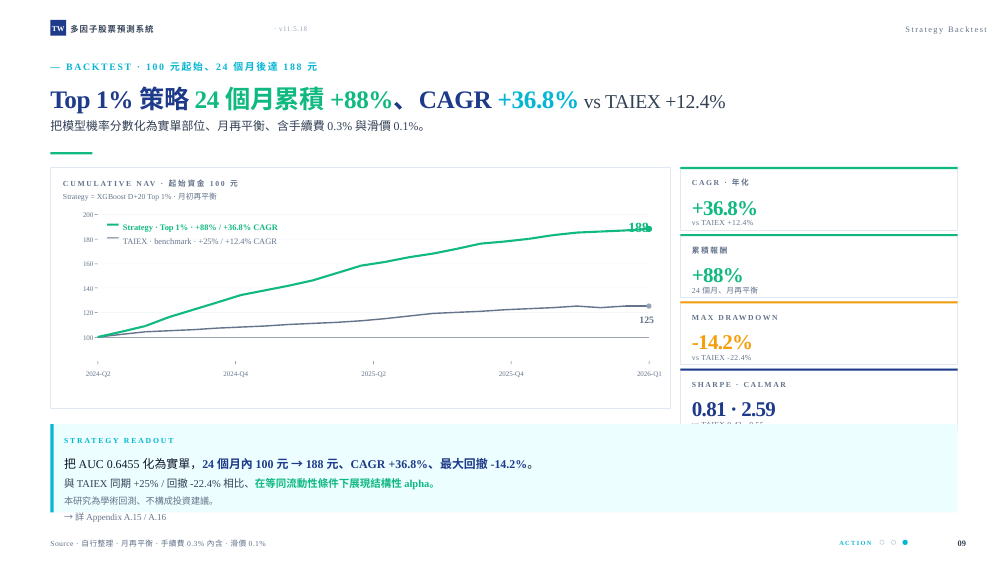
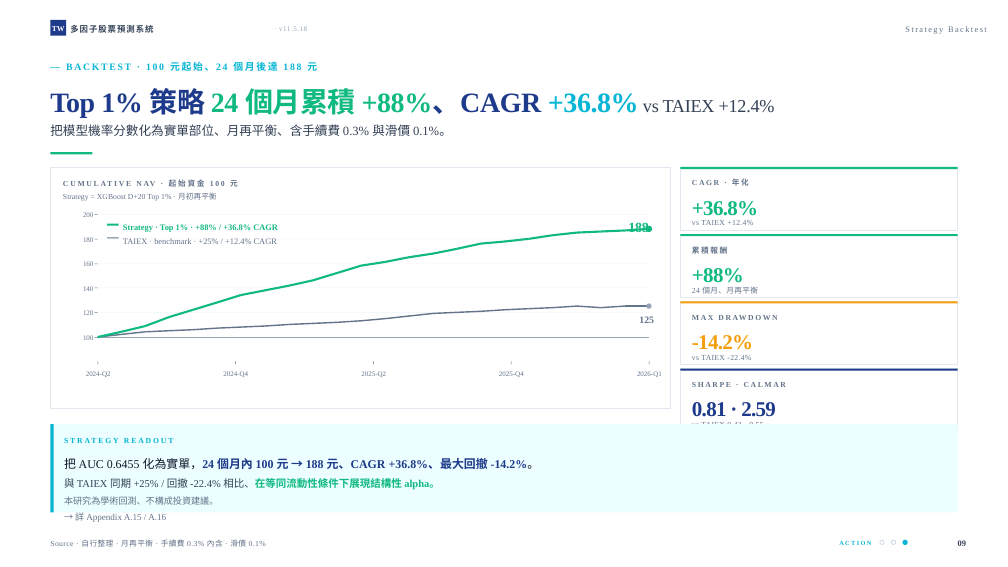
Before and after one commit to andychen050229-cell/taiwan-stock-multifactor, a slide deck: slide 9 of 台股多因子預測系統_v11.5.18_課堂簡報.pptx. Drawn at 1008x567 pixels with LibreOffice and Linux fonts; fonts in the diff are those of the drawing. Boxes give left, top, right and bottom in pixels: in the first picture for what was removed or moved away, otherwise in the second. Text is boxed around its words. In the diff, an @@ line names an element or a change of style, - is before the commit and + after.

```diff
--- a/台股多因子預測系統_v11.5.18_課堂簡報.pptx
+++ b/台股多因子預測系統_v11.5.18_課堂簡報.pptx
@@ text "Top 1% 策略 24 個月累積 ..." at <box>50,88,775,136</box>: size 36 to 40 pt in "Top 1% 策略 24 個月累積 +88%、CAGR +36.8%"; size 28 to 26 pt in "vs TAIEX +12.4%"; size 17 to 18 pt in "把模型機率分數化為實單部位、月再平衡、含手續費 0.3% 與滑價 0.1%。" @@
```
Also in this commit, not shown: 20 other slides changed.
